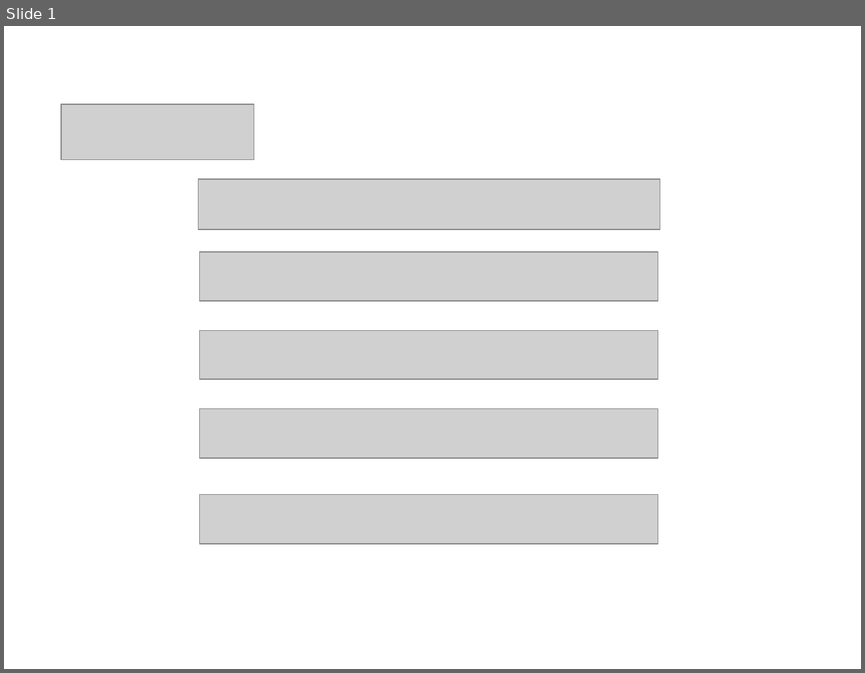
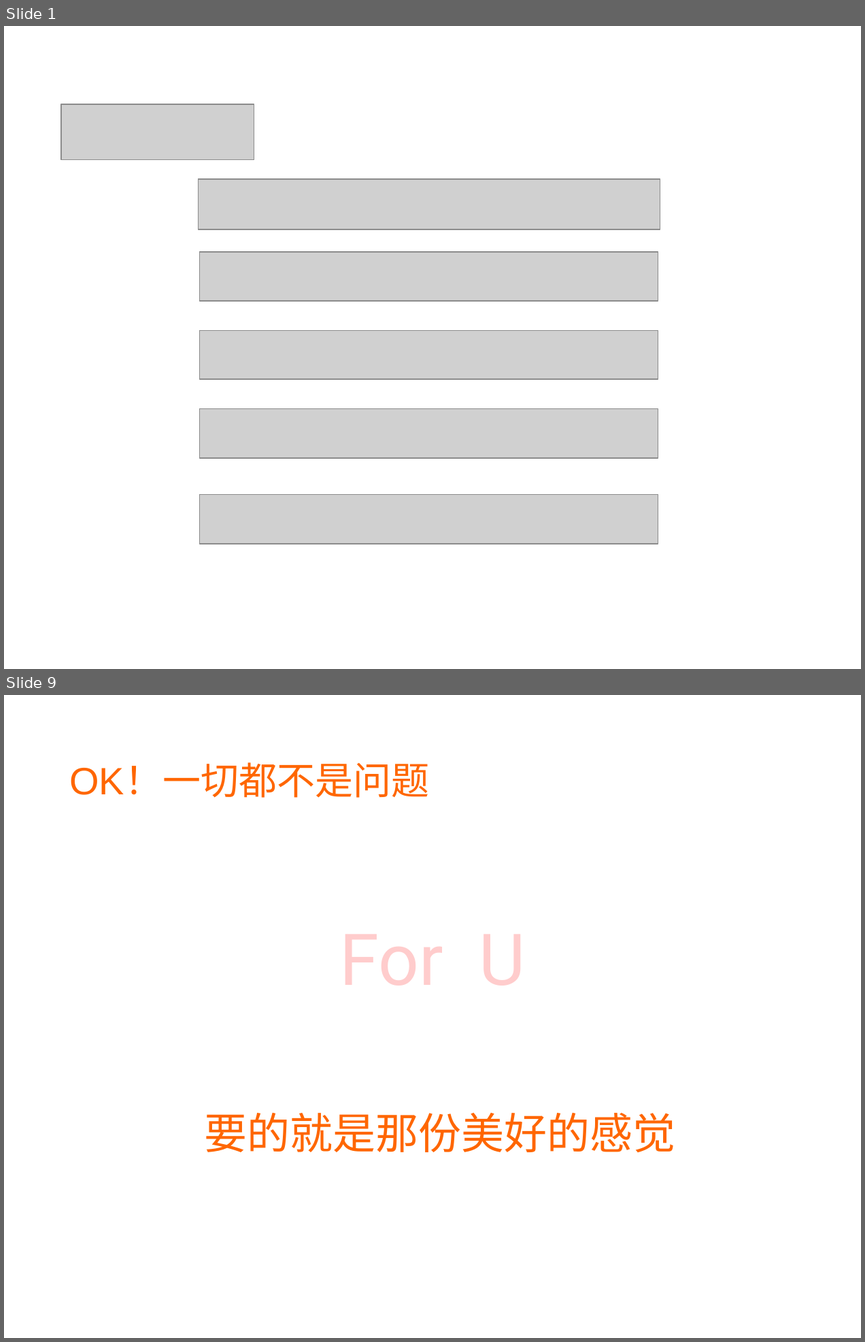
Before and after one commit to sx1989827/teambition, a slide deck: document/商业计划书.ppt. Shown one above the other, each under a label of ours: slide 1 before the commit, slides 1 and 9 after it; the slides between them are not shown. The pictures are 865x673 and 865x1342 pixels, drawn with LibreOffice and Linux fonts; fonts in the diff are those of the drawing; grey boxes stand for pictures. Boxes give left, top, right and bottom in pixels: in the first picture for what was removed or moved away, otherwise in the second. Text is boxed around its words. In the diff, an @@ line names an element or a change of style, - is before the commit and + after.

```diff
--- a/document/商业计划书.ppt
+++ b/document/商业计划书.ppt
@@ slide 9 added at [4,695,861,1338], background #FFFFFF @@
@@ text added at [69,764,429,798], 32 pt, text #FF6600 @@
+OK！一切都不是问题
@@ text added at [340,934,525,985], 60 pt, text #FFCCCC @@
+For U
@@ text added at [204,1113,675,1152], 36 pt, text #FF6600 @@
+要的就是那份美好的感觉
```
Also in this commit, not shown: 1 slide changed, 6 other slides added.
